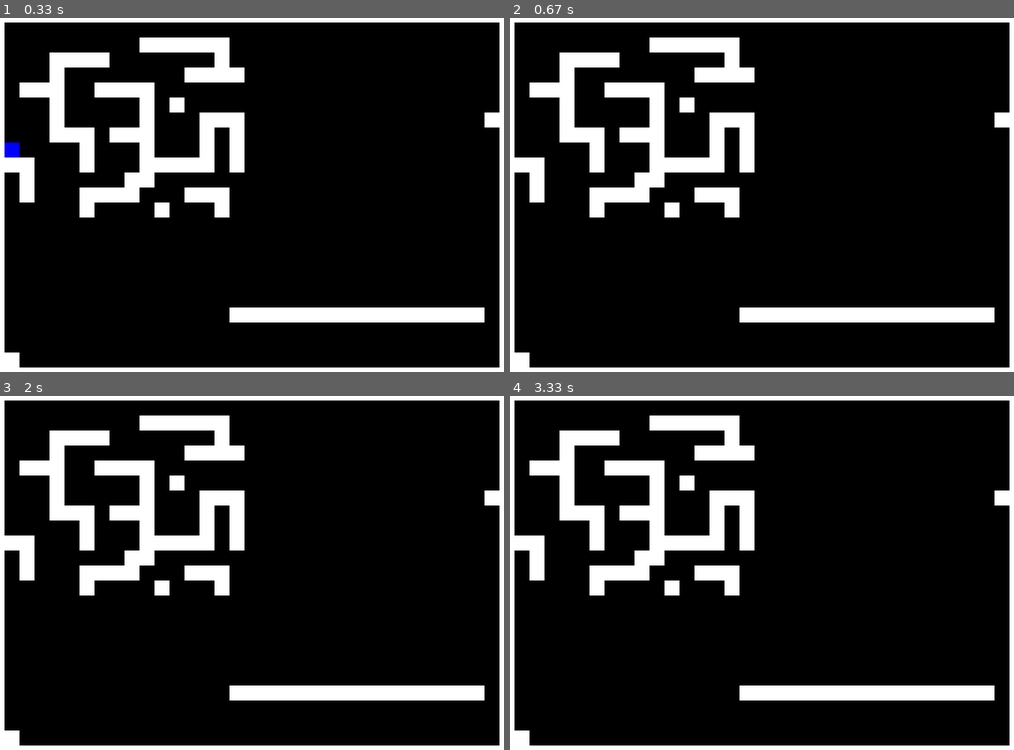
Above: before the commit, frames 1-4 (two rows, left to right).
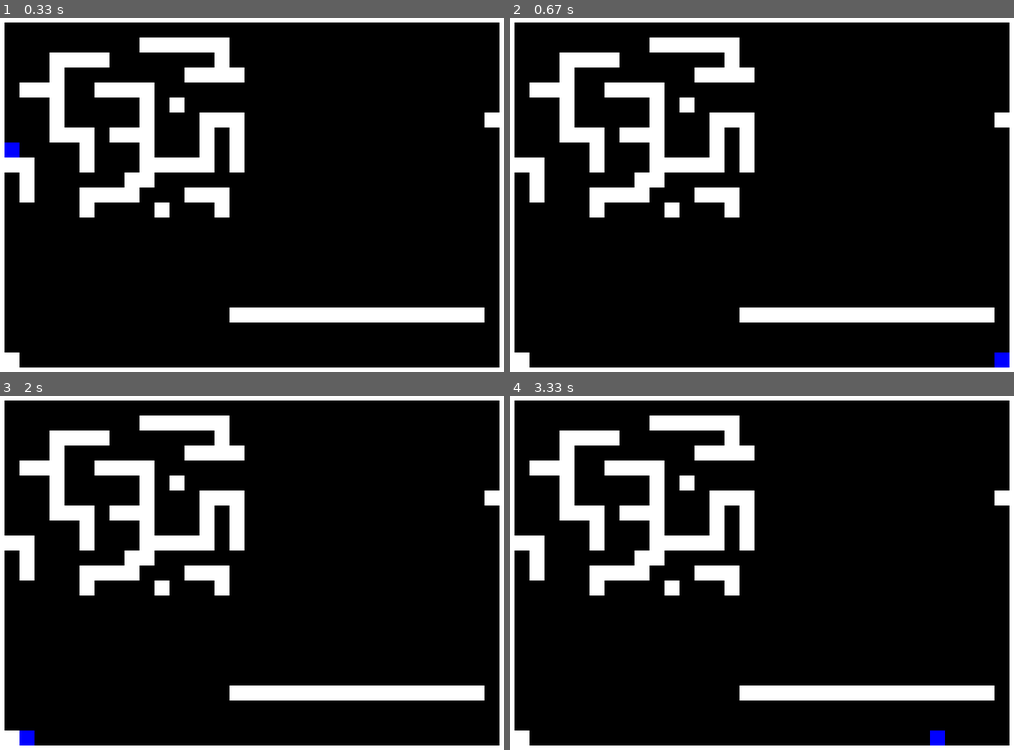
Above: after the commit, the same moments.

Repository: srli/Pygame
Game: pygame game, started from portal_physics.py
Two runs of this game, one before a commit and one after it. Both use one fixed random seed, a clock stepped at 60 frames per second and the inputs below. The source is Python 2; it was converted automatically to run under Python 3.
Inputs:
- Up to frame 1 (0.33 s): no input
- Up to frame 2 (0.67 s): hold Right from 0.33 s (still down)
- Up to frame 3 (2 s): release Right at 0.8 s; hold Up 0.83-1.13 s; hold Right 1.17-1.63 s; hold Left from 1.67 s (still down)
- Up to frame 4 (3.33 s): release Left at 2.2 s; hold Right from 3.07 s (still down)

Frame 1 is identical in both runs. In frame 2, 0.1% of the frame differs, in the area x 96-100%, y 94-99%; in frame 3, 0.1%; in frame 4, 0.1%.

Commit message:
Updated physics

Diff:
--- a/portal_physics.py
+++ b/portal_physics.py
@@ -1,3 +1,10 @@
+# -*- coding: utf-8 -*-
+"""
+Created on Fri Mar  7 16:58:55 2014
+
+@author: zoherghadyali
+"""
+
 import pygame, random, math, time
 from pygame.locals import *
 from world import *
@@ -9,81 +16,56 @@
         self.level = 1
         self.walls = Walls(self.level)
 
-    def updateDuck(self):
-        self.checkMovement()
+    def moveX(self, dx):
+        self.player.rect.x += dx
 
-        if (self.player.moveLeft and self.player.ax < 0) or (self.player.moveRight and self.player.ax > 0):
-            self.player.vx += self.player.ax
-            if self.player.vx >= 2.0:
-                self.player.vx == 2.0
-            elif self.player.vx <= -2.0:
-                self.player.vx == -2.0
-            self.player.rect.x += self.player.vx
-        if (self.player.moveUp and self.player.ay < 0) or (self.player.moveDown and self.player.ay > 0):
-            self.player.vy += self.player.ay
-            if self.player.vy >= 2.0:
-                self.player.vy == 2.0
-            elif self.player.vy <= -2.0:
-                self.player.vy = -2.0
-            self.player.rect.y += self.player.vy
-
-        self.checkCollision()
-
-    def checkCollision(self):
         for wall in self.walls.walls:
             if self.player.rect.colliderect(wall):
-                if self.player.vx > 0:
+                if dx > 0:
                     self.player.rect.right = wall.left
-                    self.player.vx = 0.0
-                if self.player.vx < 0:
+                if dx < 0:
                     self.player.rect.left = wall.right
-                    self.player.vx = 0.0
+
+    def moveY(self):
+        self.player.vy += self.player.ay
+        if self.player.vy >= 5.0:
+            self.player.vy = 5.0
+        if self.player.vy <= -5.0:
+            self.player.vy = -5.0
+
+        self.player.rect.y += self.player.vy
+
+        for wall in self.walls.walls:
+            if self.player.rect.colliderect(wall):
                 if self.player.vy > 0:
                     self.player.rect.bottom = wall.top
-                    self.player.vy = 0.0
+                    self.player.canJump = True
                 if self.player.vy < 0:
                     self.player.rect.top = wall.bottom
-                    self.player.vy = 0.0
-
-    def checkMovement(self):
-        for wall in self.walls.walls:
-            if self.player.rect.left == wall.right:
-                self.player.moveLeft = False
-            else:
-                self.player.moveLeft = True
-            if self.player.rect.right == wall.left:
-                self.player.moveRight = False
-            else:
-                self.player.moveRight = True
-            if self.player.rect.top == wall.bottom:
-                self.player.moveUp = False
-            else:
-                self.player.moveUp = True
-            if self.player.rect.bottom == wall.top:
-                self.player.moveDown = False
-            else:
-                self.player.moveDown = True
-
 
     def update(self):
-        self.updateDuck()
-        print self.player.rect.y
-        print self.player.vy
-        print self.player.ay
+        self.moveY()
 
 class Duck:
     """Code for our moving duck"""
     def __init__(self,x,y):
         self.rect = pygame.Rect(x,y,20,20)
-        self.color = (155,230,249)
-        self.vx = 0.0
+        self.canJump = False
         self.vy = 0.0
-        self.ax = 0.0
-        self.ay = 1.0
-        self.moveUp = True
-        self.moveDown = True
-        self.moveLeft = True
-        self.moveRight = True
+        self.ay = 0.1
+
+    def move(self):
+        self.vy += self.ay
+        if self.vy >= 2.0:
+            self.vy = 2.0
+        elif self.vy <= -2.0:
+            self.vy = -2.0
+
+        if self.moveUp or self.moveDown:
+            self.rect.y += self.vy
+        if self.moveLeft or self.moveRight:
+            self.rect.x += self.vx
+
 
 class Walls:
     """ Encodes the state of a singular rectangular platform in the game """
@@ -129,16 +111,15 @@
         self.model = model
 
     def handle_pygame_event(self, event):
-        if event.type != KEYDOWN:
-            return
-        if event.key == pygame.K_LEFT:
-            self.model.player.ax = -1.0
-        if event.key == pygame.K_RIGHT:
-            self.model.player.ax = 1.0
-        if event.key == pygame.K_UP:
-            self.model.player.ay += -1.0
-        if event.key == pygame.K_DOWN:
-            self.model.player.ay += 1.0
+        keypressed = pygame.key.get_pressed()
+        if keypressed[pygame.K_LEFT]:
+            self.model.moveX(-2)
+        if keypressed[pygame.K_RIGHT]:
+            self.model.moveX(2)
+        if keypressed[pygame.K_UP] and self.model.player.canJump:
+            self.model.player.vy = -5.0
+            self.model.player.canJump = False
+
 
 if __name__ == '__main__':
     pygame.init()
@@ -156,8 +137,7 @@
         for event in pygame.event.get():
             if event.type == QUIT:
                 running = False
-            if event.type == KEYDOWN:
-                controller.handle_pygame_event(event)
+        controller.handle_pygame_event(event)
         model.update()
         view.draw()
         time.sleep(.001)
